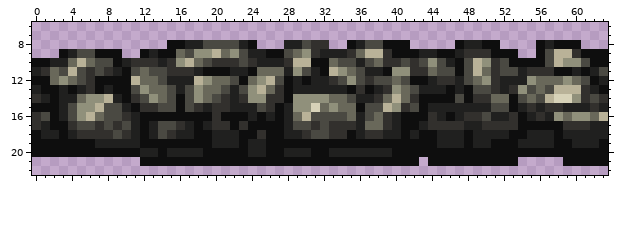
Pixel-art sprite: content/Blocks/Ores/terrain.karbajznite.png. Above: the version before the commit.
The file is 64x24 pixels. Colours within 5 levels of each other are drawn and written as one. Shown: x 0..63, y 6..22.
After:
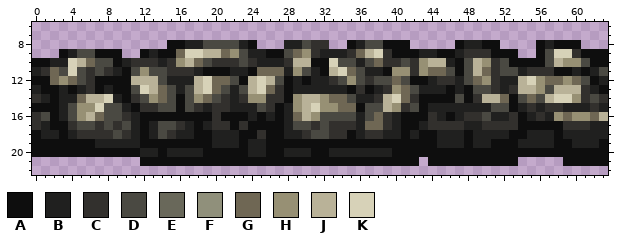
Palette (. is transparent): A #0e0e0e  B #20201f  C #32302d  D #4a4942  E #69685a  F #90907b  G #6f6754  H #979074  J #b9b298  K #d7d2b8
Edits made:
@@ x 0..63 @@
  8 ...............AABBDDDDBA...BBDCC..ABDDAAA.....ABBAA....ABAAA...
- 9 ...ABDDAAA..ABAAEDFFJEFDBBAADEFCBBBCEJJCAAABBAABCCCAAA..ADJJCAAA
-10 AABBEJEDDABCCCBCFJEDCCCDCBBBCJJAAEDDBDECCDCDFDBADJFCDAAAADJFFDAA
-11 BCEDJDCDCBADEDDCCCBAAABBAEEEBFDBAJFEDBBAFFCCEDDADJECDDBCCCAABABD
-12 AAEFEDCAAAAJEEDBBBJFEEDAEFJDABABBCDFDCDDEDAABCCBDEFCBBBFEEEFEDAB
-13 BAABABCABAADFEEDBDFEEDBDFJECABBBBBBACABCFEDBBBABADDCBCFDEDJJJCBA
-14 CBABBEFFJBACDFEDADFEDCBCFFCCAFFFFEEDBBCEJECAAAADACCEEADEDJKKFCDC
-15 AAABDFFJDDBACCDDADCBCCBBBDCABFFKEFEEADDJFCDABBBBBBBDDABCBCCBBBCB
-16 CDABDFJEDDCBAAAAAAAACAAABABABEJDDDDEBDECBAAACBABCCDBBCABCBFEFFEJ
-17 CBAACDDCDCDBABDDCBABCCACAAAABDDCDCCCBEECBAABCCCCBBCCCCAAAAACCCBB
+ 9 ...ABDDAAA..ABAAGKKJJGHDBBAADGHCBBBCGJKCAAABBAABCCCAAA..ADKKCAAA
+10 AABBKJGDDABCCCBCHJGDCCCDCBBBCJJAAKDDBDGCCDCHJJBADJHCDAAAADJHHDAA
+11 BCGDKDCDCBADHDDCCCBAAABBAGGGBHDBAJKGDBBAHHCHGGDADJGCDDBCCCAABABD
+12 AAGHGDCAAAAJJJDBBBJKGGDAJKJDABABBCDHDCDDGDAABCCBDGHCBBJKHGGHGDAB
+13 BAABABCABAADKJGDBDJKGDBDJKGCABBBBBBACABCHGDBBBABADDCBCJJHDJJJCBA
+14 CBABBGJJKBACDHGDADHGDCBCHHCCAHJJHGGDBBCJKGCAAAADACJJGADGDJKKHCDC
+15 AAABDHHKDDBACCDDADCBCCBBBDCABHJKHHGGADDJHCDABBBBBBBDDABCBCCBBBCB
+16 CDABDHJGDDCBAAAAAAAACAAABABABGJHDDDDBDGCBAAACBABCCDBBCABCBHGHHGJ
+17 CBAACDDCDCDBABDDCBABCCACAAAABDDCDCCCBGGCBAABCCCCBBCCCCAAAAACCCBB
 18 ABBABCCCCDCBABDCBBAABBBAACAABBCDDCCABCCBBABAABBBABBBBAABBBABBBBB
Pixel boxes of the changes (left, top, right, bottom) in both pictures:
changed: (140, 49, 599, 130)
changed: (50, 58, 113, 121)
